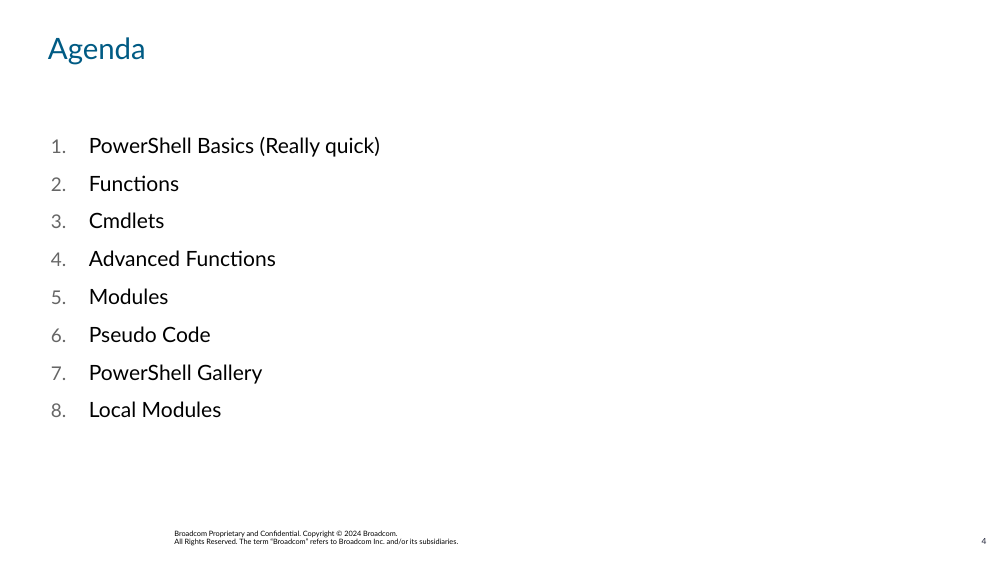
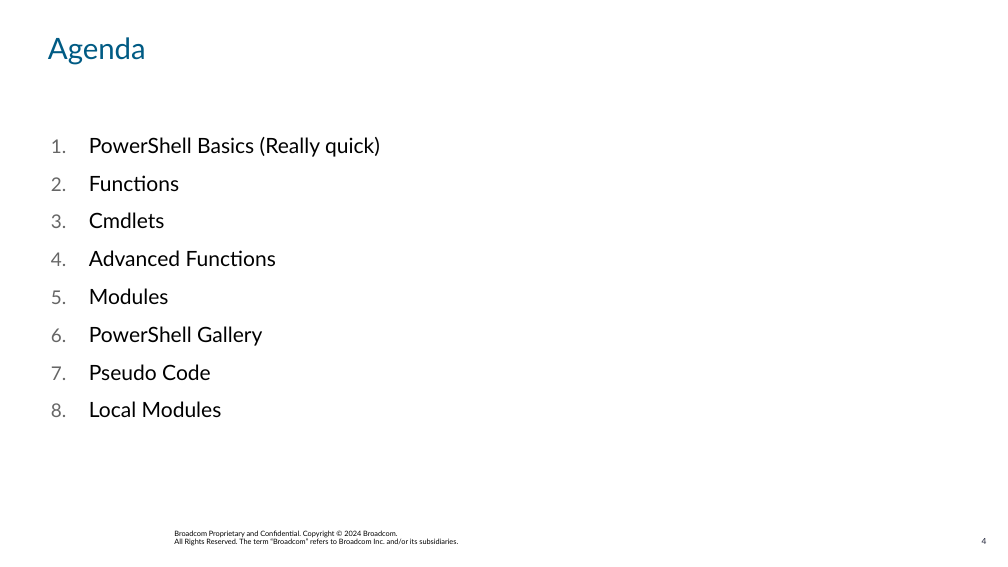
Before and after one commit to jpsider/Invoke-Automation, a slide deck: slide 4 of Powercli/VMwareExplore_2024/CODE1745LV - PowerCLI 301 - Functions Upon Functions.pptx. Drawn at 1008x567 pixels with LibreOffice and Linux fonts; fonts in the diff are those of the drawing; background and template pictures are left out. Boxes give left, top, right and bottom in pixels: in the first picture for what was removed or moved away, otherwise in the second. Text is boxed around its words. In the diff, an @@ line names an element or a change of style, - is before the commit and + after.

```diff
--- a/Powercli/VMwareExplore_2024/CODE1745LV - PowerCLI 301 - Functions Upon Functions.pptx
+++ b/Powercli/VMwareExplore_2024/CODE1745LV - PowerCLI 301 - Functions Upon Functions.pptx
@@ text at (89, 326, 262, 346): paragraph added @@
+6. PowerShell Gallery
@@ text at (89, 364, 262, 384): paragraph removed @@
-7. PowerShell Gallery
```
Also in this commit, not shown: 5 other slides changed, 4 slides added, 3 slides removed, 8 other files.
